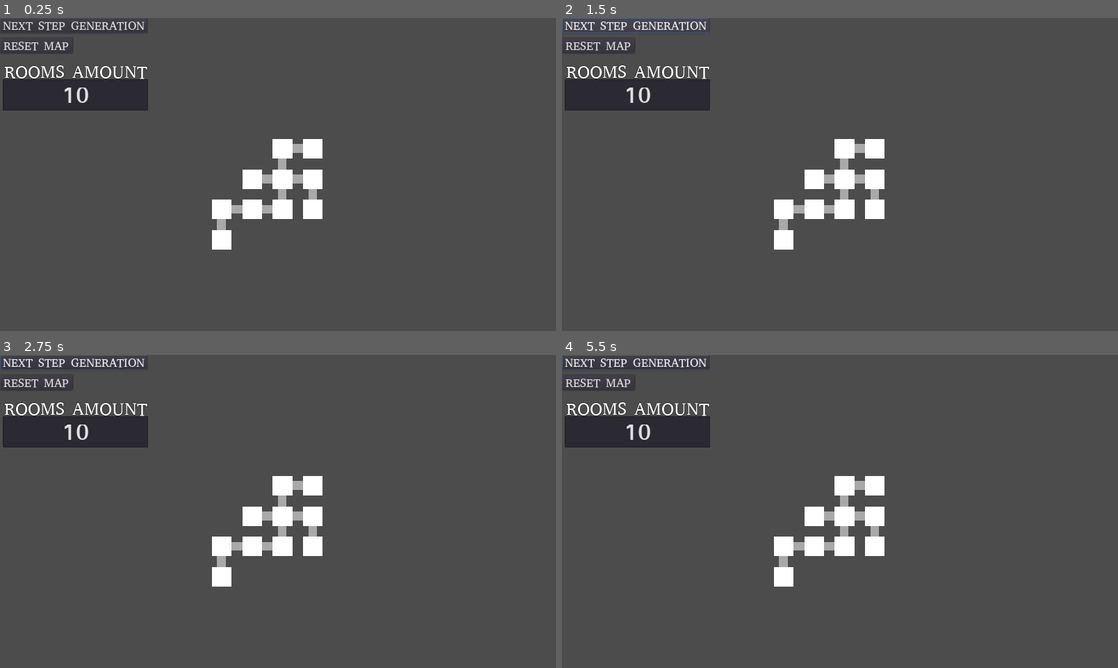
Above: before the commit, frames 1-4 (two rows, left to right).
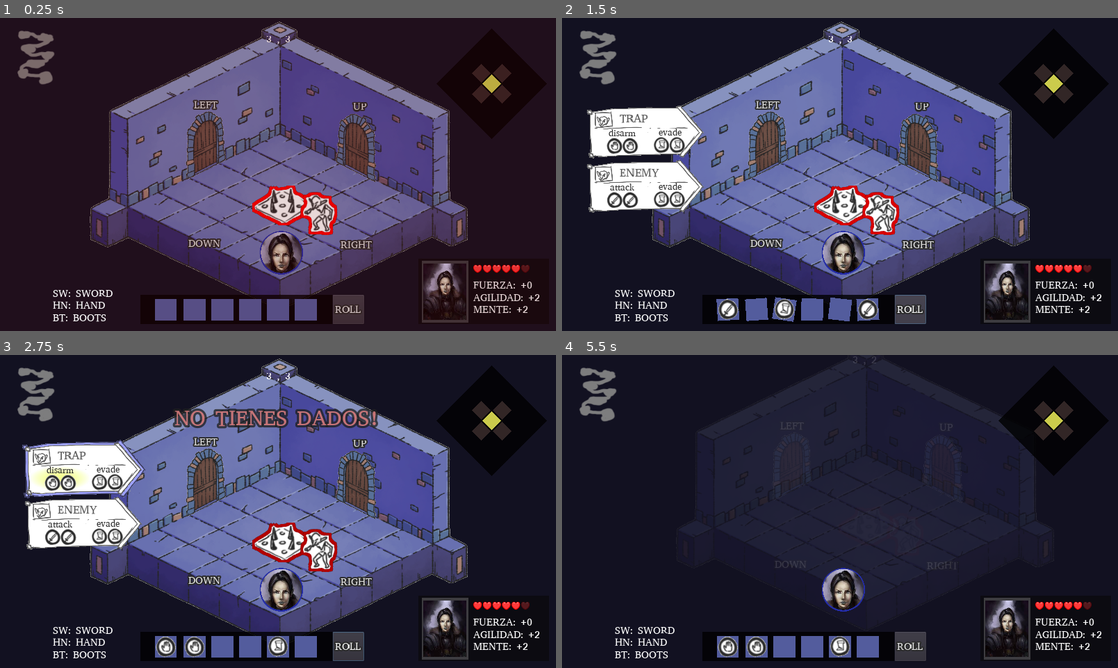
Above: after the commit, the same moments.

Repository: GabrielCancro/mazmorrum
Game: Godot game, scene res://scenes/Game.tscn
Two runs of this game, one before a commit and one after it. Both use one fixed random seed, a clock stepped at 60 frames per second and the inputs below. Before the commit the project starts from res://scenes/TestMapGeneration.tscn.
Inputs (mouse positions are in pixels of both pictures, inside the frame that each line leads up to):
- Up to frame 1 (0.25 s): no input
- Up to frame 2 (1.5 s): click (728, 309) at 0.52 s; click "NEXT STEP GENERATION" (after the commit: "ROLL") at 1.25 s
- Up to frame 3 (2.75 s): click (61, 477) at 2 s, where only the run after the commit has a clickable "disarm"
- Up to frame 4 (5.5 s): click (667, 477) at 2.75 s, where only the run after the commit has a clickable "evade"; click (623, 533) at 3.5 s, where only the run after the commit has a clickable "attack"; click (634, 361) at 4.25 s, where only the run before the commit has a clickable "NEXT STEP GENERATION"; click (923, 442) at 5 s, where only the run after the commit has a clickable "UP"

The runs differ from the first frame. In frame 1, 96% of the frame differs, in the area x 0-100%, y 0-100%; in frame 2, 96%; in frame 3, 96%; in frame 4, 98%.

Commit message:
update

Diff:
--- a/autoloads/dungeonManager.gd
+++ b/autoloads/dungeonManager.gd
@@ -51,3 +51,8 @@
 	print("CONSUME DICES ",dices_to_consume)
 	for d in dices_to_consume:
 		GAME.get_node("DiceSet").consume_dice(d)
+
+func restore_dices(dices_to_consume):
+	print("RESTORE DICES ",dices_to_consume)
+	for d in dices_to_consume:
+		GAME.get_node("DiceSet").restore_dice(d)
--- a/autoloads/effector.gd
+++ b/autoloads/effector.gd
@@ -73,3 +73,17 @@
 	if color:
 		node.material = preload("res://shaders/outline.tres").duplicate()
 		(node.material as ShaderMaterial).set_shader_param("line_color",color)
+
+func add_float_text(tx,ox,oy):
+	var node = load("res://gameNodes/effects/FloatText.tscn").instance()
+	node.rect_position = Vector2(1280*ox, 720*oy)
+	node.set_text(tx)
+	DungeonManager.GAME.add_child(node)
+
+func add_hint(node_area,node_showed):
+	node_showed.visible = false
+	node_area.connect("mouse_entered",self,"on_hint_action",[node_showed,true])
+	node_area.connect("mouse_exited",self,"on_hint_action",[node_showed,false])
+
+func on_hint_action(node,val):
+	node.visible = val
--- /dev/null
+++ b/gameNodes/ActionLine.gd
@@ -0,0 +1,59 @@
+extends Control
+
+var token_data
+var action_selected = 0
+
+func _ready():
+	Effector.add_hint(self,$bgHint)
+	Effector.add_hint($btn_action1,$btn_action1/bgHint)
+	Effector.add_hint($btn_action2,$btn_action2/bgHint)
+
+func set_token_data(tk=token_data):
+	token_data = tk
+	$Label.text = tk.type.to_upper()
+	$bgSelected.visible = (action_selected!=0)
+	set_an_action(1)
+	set_an_action(2)
+
+func set_an_action(index):
+	var ac_btn = get_node("btn_action"+str(index))
+	ac_btn.visible = false
+	if token_data.actions.size()<index: return
+	if action_selected != 0 && action_selected != index: return
+	ac_btn.visible = true
+	var ac = token_data.actions[index-1]
+	ac_btn.get_node("Label").text = ac.name
+	ac_btn.connect("button_down",self,"on_action_click",[ac_btn,index])
+	for rn in ac_btn.get_node("HBoxReq").get_children():
+		if rn.get_index()>ac.req.size()-1: rn.visible = false
+		else: rn.texture = load("res://assets/dices/"+ac.req[rn.get_index()]+".png")
+
+func on_action_click(ac_btn,index):
+	var tk = token_data
+	var ac = tk.actions[index-1]
+	if action_selected==0:
+		var check_req = check_action_requeriment( DungeonManager.get_current_dices(), ac)
+		if check_req:
+			DungeonManager.consume_dices(ac.req)
+			select_action(index)
+		else:
+			Effector.add_float_text("NO TIENES DADOS!",.5,.2)
+	else:
+		select_action(0)
+		DungeonManager.restore_dices(ac.req)
+	#tk.token_ref.on_action_click(tk,ac)
+
+func check_action_requeriment(dices,action):
+	var dices_count = {}
+	for d in dices:
+		if !d in dices_count: dices_count[d] = 0
+		dices_count[d] += 1
+	for r in action.req:
+		if !r in dices_count: return false
+		if dices_count[r] <= 0: return false
+		else: dices_count[r] -= 1
+	return true
+
+func select_action(index):
+	action_selected = index
+	set_token_data()
--- /dev/null
+++ b/gameNodes/ActionLine.tscn
@@ -0,0 +1,263 @@
+[gd_scene load_steps=9 format=2]
+
+[ext_resource path="res://assets/AbyssinicaSIL-Regular.ttf" type="DynamicFontData" id=1]
+[ext_resource path="res://assets/dices/SW.png" type="Texture" id=2]
+[ext_resource path="res://assets/action_bg.png" type="Texture" id=3]
+[ext_resource path="res://gameNodes/ActionLine.gd" type="Script" id=4]
+[ext_resource path="res://assets/light.png" type="Texture" id=5]
+
+[sub_resource type="DynamicFont" id=6]
+size = 28
+outline_color = Color( 0.196078, 0.196078, 0.196078, 1 )
+extra_spacing_top = -4
+extra_spacing_bottom = -4
+font_data = ExtResource( 1 )
+
+[sub_resource type="DynamicFont" id=3]
+size = 24
+outline_size = 3
+outline_color = Color( 0.164706, 0.164706, 0.164706, 1 )
+font_data = ExtResource( 1 )
+
+[sub_resource type="DynamicFont" id=5]
+size = 22
+outline_color = Color( 0.196078, 0.196078, 0.196078, 1 )
+extra_spacing_top = -4
+extra_spacing_bottom = -4
+font_data = ExtResource( 1 )
+
+[node name="ActionLine" type="Control"]
+margin_right = 250.0
+margin_bottom = 100.0
+rect_min_size = Vector2( 250, 100 )
+script = ExtResource( 4 )
+
+[node name="bgHint" type="TextureRect" parent="."]
+modulate = Color( 0.623529, 0.639216, 1, 1 )
+anchor_left = 0.5
+anchor_top = 0.5
+anchor_right = 0.5
+anchor_bottom = 0.5
+margin_left = -146.0
+margin_top = -79.0
+margin_right = 171.0
+margin_bottom = 87.0
+rect_min_size = Vector2( 300, 150 )
+texture = ExtResource( 3 )
+expand = true
+
+[node name="bgSelected" type="TextureRect" parent="."]
+modulate = Color( 0.941176, 1, 0.266667, 1 )
+anchor_left = 0.5
+anchor_top = 0.5
+anchor_right = 0.5
+anchor_bottom = 0.5
+margin_left = -146.0
+margin_top = -79.0
+margin_right = 171.0
+margin_bottom = 87.0
+rect_min_size = Vector2( 300, 150 )
+texture = ExtResource( 3 )
+expand = true
+
+[node name="action_bg" type="TextureRect" parent="."]
+anchor_left = 0.5
+anchor_top = 0.5
+anchor_right = 0.5
+anchor_bottom = 0.5
+margin_left = -139.0
+margin_top = -72.0
+margin_right = 161.0
+margin_bottom = 78.0
+rect_min_size = Vector2( 300, 150 )
+texture = ExtResource( 3 )
+expand = true
+
+[node name="Label" type="Label" parent="."]
+anchor_left = 0.5
+anchor_top = 0.5
+anchor_right = 0.5
+anchor_bottom = 0.5
+margin_left = -57.0
+margin_top = -51.5
+margin_right = 57.0
+margin_bottom = -18.5
+custom_colors/font_color = Color( 0.372549, 0.372549, 0.372549, 1 )
+custom_fonts/font = SubResource( 6 )
+text = "ENEMY"
+valign = 1
+
+[node name="btn_action1" type="Button" parent="."]
+anchor_left = 0.5
+anchor_top = 0.5
+anchor_right = 0.5
+anchor_bottom = 0.5
+margin_left = -121.0
+margin_top = -10.0
+margin_right = 18.0
+margin_bottom = 46.0
+rect_min_size = Vector2( 66, 40 )
+focus_mode = 0
+mouse_filter = 1
+mouse_default_cursor_shape = 2
+custom_fonts/font = SubResource( 3 )
+flat = true
+
+[node name="bgHint" type="TextureRect" parent="btn_action1"]
+modulate = Color( 0.964706, 1, 0.560784, 1 )
+anchor_right = 1.0
+anchor_bottom = 1.0
+texture = ExtResource( 5 )
+expand = true
+
+[node name="Label" type="Label" parent="btn_action1"]
+anchor_right = 1.0
+margin_left = 9.0
+margin_top = 2.0
+margin_right = -7.0
+margin_bottom = 17.0
+custom_colors/font_color = Color( 0.188235, 0.188235, 0.188235, 1 )
+custom_fonts/font = SubResource( 5 )
+text = "action1"
+align = 1
+valign = 1
+
+[node name="HBoxReq" type="HBoxContainer" parent="btn_action1"]
+anchor_top = 0.5
+anchor_bottom = 0.5
+margin_left = 7.0
+margin_top = -10.0
+margin_right = 136.0
+margin_bottom = 30.0
+custom_constants/separation = -4
+alignment = 1
+
+[node name="r1" type="TextureRect" parent="btn_action1/HBoxReq"]
+margin_left = 8.0
+margin_right = 48.0
+margin_bottom = 40.0
+rect_min_size = Vector2( 40, 40 )
+texture = ExtResource( 2 )
+expand = true
+
+[node name="r2" type="TextureRect" parent="btn_action1/HBoxReq"]
+margin_left = 44.0
+margin_right = 84.0
+margin_bottom = 40.0
+rect_min_size = Vector2( 40, 40 )
+texture = ExtResource( 2 )
+expand = true
+
+[node name="r3" type="TextureRect" parent="btn_action1/HBoxReq"]
+margin_left = 80.0
+margin_right = 120.0
+margin_bottom = 40.0
+rect_min_size = Vector2( 40, 40 )
+texture = ExtResource( 2 )
+expand = true
+
+[node name="r4" type="TextureRect" parent="btn_action1/HBoxReq"]
+visible = false
+margin_left = 78.0
+margin_right = 118.0
+margin_bottom = 40.0
+rect_min_size = Vector2( 40, 40 )
+texture = ExtResource( 2 )
+expand = true
+
+[node name="r5" type="TextureRect" parent="btn_action1/HBoxReq"]
+visible = false
+margin_left = 104.0
+margin_right = 144.0
+margin_bottom = 40.0
+rect_min_size = Vector2( 40, 40 )
+texture = ExtResource( 2 )
+expand = true
+
+[node name="btn_action2" type="Button" parent="."]
+anchor_left = 0.5
+anchor_top = 0.5
+anchor_right = 0.5
+anchor_bottom = 0.5
+margin_left = 7.0
+margin_top = -11.0
+margin_right = 113.0
+margin_bottom = 45.0
+rect_min_size = Vector2( 66, 40 )
+focus_mode = 0
+mouse_filter = 1
+mouse_default_cursor_shape = 2
+custom_fonts/font = SubResource( 3 )
+flat = true
+
+[node name="bgHint" type="TextureRect" parent="btn_action2"]
+modulate = Color( 0.964706, 1, 0.560784, 1 )
+anchor_right = 1.0
+anchor_bottom = 1.0
+texture = ExtResource( 5 )
+expand = true
+
+[node name="Label" type="Label" parent="btn_action2"]
+anchor_right = 1.0
+margin_left = 5.0
+margin_top = 2.0
+margin_right = -6.0
+margin_bottom = 17.0
+custom_colors/font_color = Color( 0.188235, 0.188235, 0.188235, 1 )
+custom_fonts/font = SubResource( 5 )
+text = "action2"
+align = 1
+valign = 1
+
+[node name="HBoxReq" type="HBoxContainer" parent="btn_action2"]
+anchor_top = 0.5
+anchor_bottom = 0.5
+margin_left = 7.0
+margin_top = -10.0
+margin_right = 96.0
+margin_bottom = 30.0
+custom_constants/separation = -4
+alignment = 1
+
+[node name="r1" type="TextureRect" parent="btn_action2/HBoxReq"]
+margin_left = 6.0
+margin_right = 46.0
+margin_bottom = 40.0
+rect_min_size = Vector2( 40, 40 )
+texture = ExtResource( 2 )
+expand = true
+
+[node name="r2" type="TextureRect" parent="btn_action2/HBoxReq"]
+margin_left = 42.0
+margin_right = 82.0
+margin_bottom = 40.0
+rect_min_size = Vector2( 40, 40 )
+texture = ExtResource( 2 )
+expand = true
+
+[node name="r3" type="TextureRect" parent="btn_action2/HBoxReq"]
+visible = false
+margin_left = 72.0
+margin_right = 112.0
+margin_bottom = 40.0
+rect_min_size = Vector2( 40, 40 )
+texture = ExtResource( 2 )
+expand = true
+
+[node name="r4" type="TextureRect" parent="btn_action2/HBoxReq"]
+visible = false
+margin_left = 78.0
+margin_right = 118.0
+margin_bottom = 40.0
+rect_min_size = Vector2( 40, 40 )
+texture = ExtResource( 2 )
+expand = true
+
+[node name="r5" type="TextureRect" parent="btn_action2/HBoxReq"]
+visible = false
+margin_left = 104.0
+margin_right = 144.0
+margin_bottom = 40.0
+rect_min_size = Vector2( 40, 40 )
+texture = ExtResource( 2 )
+expand = true
--- a/gameNodes/ActionList.gd
+++ b/gameNodes/ActionList.gd
@@ -1,11 +1,9 @@
 extends Control
 
 var tokens = []
-onready var btn_base = $VBox/action
 
 # Called when the node enters the scene tree for the first time.
 func _ready():
-	$VBox.remove_child(btn_base)
 	DungeonManager.connect("room_changed",self,"fill_action_list")
 
 func fill_action_list():
@@ -16,41 +14,13 @@
 	yield(get_tree().create_timer(.2),"timeout")
 	tokens = MapManager.current_room.data.tokens
 	for tk in tokens:
-		add_actions_to_list(tk)
+		var action_line = load("res://gameNodes/ActionLine.tscn").instance()
+		action_line.set_token_data(tk)
+		$VBox.add_child(action_line)
 	yield(get_tree().create_timer(.1),"timeout")
 	Effector.appear(self)
 	visible = true
 
-func add_actions_to_list(tk):
-	var new_btn = btn_base.duplicate()
-	new_btn.get_node("Label").text = tk.type.to_upper()
-	new_btn.connect("mouse_entered",self,"on_hint_action",[new_btn,tk,true])
-	new_btn.connect("mouse_exited",self,"on_hint_action",[new_btn,tk,false])
-
-	if tk.actions.size()>0:
-		var ac = tk.actions[0]
-		new_btn.get_node("btn_action1/Label").text = ac.name
-		new_btn.get_node("btn_action1").connect("button_down",tk.token_ref,"on_action_click",[tk,ac])
-		new_btn.get_node("btn_action1").connect("mouse_entered",self,"on_hint_action",[new_btn.get_node("btn_action1"),false,true])
-		new_btn.get_node("btn_action1").connect("mouse_exited",self,"on_hint_action",[new_btn.get_node("btn_action1"),false,false])
-		for rn in new_btn.get_node("btn_action1/HBoxReq").get_children():
-			if rn.get_index()>ac.req.size()-1: rn.visible = false
-			else: rn.texture = load("res://assets/dices/"+ac.req[rn.get_index()]+".png")
-
-	if tk.actions.size()>1:
-		var ac = tk.actions[1]
-		new_btn.get_node("btn_action2/Label").text = ac.name
-		new_btn.get_node("btn_action2").connect("button_down",tk.token_ref,"on_action_click",[tk,ac])
-		new_btn.get_node("btn_action2").connect("mouse_entered",self,"on_hint_action",[new_btn.get_node("btn_action2"),false,true])
-		new_btn.get_node("btn_action2").connect("mouse_exited",self,"on_hint_action",[new_btn.get_node("btn_action2"),false,false])
-		for rn in new_btn.get_node("btn_action2/HBoxReq").get_children():
-			if rn.get_index()>ac.req.size()-1: rn.visible = false
-			else: rn.texture = load("res://assets/dices/"+ac.req[rn.get_index()]+".png")
-	else: new_btn.get_node("btn_action2").visible = false
-		#new_btn.connect("button_down",self,"on_action_click",[data,ac])
-		#new_btn.connect("mouse_entered",self,"on_hint_action",[new_btn,tk,ac,true])
-		#new_btn.connect("mouse_exited",self,"on_hint_action",[new_btn,tk,ac,false])
-	$VBox.add_child(new_btn)
 
 func on_hint_action(btn,tk,val):
 	if val:
--- a/gameNodes/ActionList.tscn
+++ b/gameNodes/ActionList.tscn
@@ -1,29 +1,8 @@
-[gd_scene load_steps=9 format=2]
+[gd_scene load_steps=5 format=2]
 
 [ext_resource path="res://assets/AbyssinicaSIL-Regular.ttf" type="DynamicFontData" id=1]
-[ext_resource path="res://assets/dices/SW.png" type="Texture" id=2]
+[ext_resource path="res://gameNodes/ActionLine.tscn" type="PackedScene" id=2]
 [ext_resource path="res://gameNodes/ActionList.gd" type="Script" id=3]
-[ext_resource path="res://assets/action_bg.png" type="Texture" id=4]
-
-[sub_resource type="DynamicFont" id=6]
-size = 28
-outline_color = Color( 0.196078, 0.196078, 0.196078, 1 )
-extra_spacing_top = -4
-extra_spacing_bottom = -4
-font_data = ExtResource( 1 )
-
-[sub_resource type="DynamicFont" id=3]
-size = 24
-outline_size = 3
-outline_color = Color( 0.164706, 0.164706, 0.164706, 1 )
-font_data = ExtResource( 1 )
-
-[sub_resource type="DynamicFont" id=5]
-size = 22
-outline_color = Color( 0.196078, 0.196078, 0.196078, 1 )
-extra_spacing_top = -4
-extra_spacing_bottom = -4
-font_data = ExtResource( 1 )
 
 [sub_resource type="DynamicFont" id=4]
 size = 22
@@ -44,198 +23,7 @@
 custom_constants/separation = 25
 alignment = 1
 
-[node name="action" type="Control" parent="VBox"]
-margin_right = 250.0
-margin_bottom = 100.0
-rect_min_size = Vector2( 250, 100 )
-
-[node name="action_bg" type="TextureRect" parent="VBox/action"]
-anchor_left = 0.5
-anchor_top = 0.5
-anchor_right = 0.5
-anchor_bottom = 0.5
-margin_left = -139.0
-margin_top = -72.0
-margin_right = 161.0
-margin_bottom = 78.0
-rect_min_size = Vector2( 300, 150 )
-texture = ExtResource( 4 )
-expand = true
-
-[node name="Label" type="Label" parent="VBox/action"]
-anchor_left = 0.5
-anchor_top = 0.5
-anchor_right = 0.5
-anchor_bottom = 0.5
-margin_left = -57.0
-margin_top = -51.5
-margin_right = 57.0
-margin_bottom = -18.5
-custom_colors/font_color = Color( 0.372549, 0.372549, 0.372549, 1 )
-custom_fonts/font = SubResource( 6 )
-text = "ENEMY"
-valign = 1
-
-[node name="btn_action1" type="Button" parent="VBox/action"]
-anchor_left = 0.5
-anchor_top = 0.5
-anchor_right = 0.5
-anchor_bottom = 0.5
-margin_left = -125.0
-margin_top = -10.0
-margin_right = 20.0
-margin_bottom = 46.0
-rect_min_size = Vector2( 66, 40 )
-focus_mode = 0
-mouse_filter = 1
-mouse_default_cursor_shape = 2
-custom_fonts/font = SubResource( 3 )
-flat = true
-
-[node name="Label" type="Label" parent="VBox/action/btn_action1"]
-anchor_right = 1.0
-margin_left = 9.0
-margin_top = 2.0
-margin_right = -7.0
-margin_bottom = 17.0
-custom_colors/font_color = Color( 0.188235, 0.188235, 0.188235, 1 )
-custom_fonts/font = SubResource( 5 )
-text = "action1"
-align = 1
-valign = 1
-
-[node name="HBoxReq" type="HBoxContainer" parent="VBox/action/btn_action1"]
-anchor_top = 0.5
-anchor_bottom = 0.5
-margin_left = 7.0
-margin_top = -10.0
-margin_right = 136.0
-margin_bottom = 30.0
-custom_constants/separation = -4
-alignment = 1
-
-[node name="r1" type="TextureRect" parent="VBox/action/btn_action1/HBoxReq"]
-margin_left = 8.0
-margin_right = 48.0
-margin_bottom = 40.0
-rect_min_size = Vector2( 40, 40 )
-texture = ExtResource( 2 )
-expand = true
-
-[node name="r2" type="TextureRect" parent="VBox/action/btn_action1/HBoxReq"]
-margin_left = 44.0
-margin_right = 84.0
-margin_bottom = 40.0
-rect_min_size = Vector2( 40, 40 )
-texture = ExtResource( 2 )
-expand = true
-
-[node name="r3" type="TextureRect" parent="VBox/action/btn_action1/HBoxReq"]
-margin_left = 80.0
-margin_right = 120.0
-margin_bottom = 40.0
-rect_min_size = Vector2( 40, 40 )
-texture = ExtResource( 2 )
-expand = true
-
-[node name="r4" type="TextureRect" parent="VBox/action/btn_action1/HBoxReq"]
-visible = false
-margin_left = 78.0
-margin_right = 118.0
-margin_bottom = 40.0
-rect_min_size = Vector2( 40, 40 )
-texture = ExtResource( 2 )
-expand = true
-
-[node name="r5" type="TextureRect" parent="VBox/action/btn_action1/HBoxReq"]
-visible = false
-margin_left = 104.0
-margin_right = 144.0
-margin_bottom = 40.0
-rect_min_size = Vector2( 40, 40 )
-texture = ExtResource( 2 )
-expand = true
-
-[node name="btn_action2" type="Button" parent="VBox/action"]
-anchor_left = 0.5
-anchor_top = 0.5
-anchor_right = 0.5
-anchor_bottom = 0.5
-margin_left = 7.0
-margin_top = -13.0
-margin_right = 113.0
-margin_bottom = 43.0
-rect_min_size = Vector2( 66, 40 )
-focus_mode = 0
-mouse_filter = 1
-mouse_default_cursor_shape = 2
-custom_fonts/font = SubResource( 3 )
-flat = true
-
-[node name="Label" type="Label" parent="VBox/action/btn_action2"]
-anchor_right = 1.0
-margin_left = 5.0
-margin_top = 2.0
-margin_right = -6.0
-margin_bottom = 17.0
-custom_colors/font_color = Color( 0.188235, 0.188235, 0.188235, 1 )
-custom_fonts/font = SubResource( 5 )
-text = "action2"
-align = 1
-valign = 1
-
-[node name="HBoxReq" type="HBoxContainer" parent="VBox/action/btn_action2"]
-anchor_top = 0.5
-anchor_bottom = 0.5
-margin_left = 7.0
-margin_top = -10.0
-margin_right = 96.0
-margin_bottom = 30.0
-custom_constants/separation = -4
-alignment = 1
-
-[node name="r1" type="TextureRect" parent="VBox/action/btn_action2/HBoxReq"]
-margin_left = 6.0
-margin_right = 46.0
-margin_bottom = 40.0
-rect_min_size = Vector2( 40, 40 )
-texture = ExtResource( 2 )
-expand = true
-
-[node name="r2" type="TextureRect" parent="VBox/action/btn_action2/HBoxReq"]
-margin_left = 42.0
-margin_right = 82.0
-margin_bottom = 40.0
-rect_min_size = Vector2( 40, 40 )
-texture = ExtResource( 2 )
-expand = true
-
-[node name="r3" type="TextureRect" parent="VBox/action/btn_action2/HBoxReq"]
-visible = false
-margin_left = 72.0
-margin_right = 112.0
-margin_bottom = 40.0
-rect_min_size = Vector2( 40, 40 )
-texture = ExtResource( 2 )
-expand = true
-
-[node name="r4" type="TextureRect" parent="VBox/action/btn_action2/HBoxReq"]
-visible = false
-margin_left = 78.0
-margin_right = 118.0
-margin_bottom = 40.0
-rect_min_size = Vector2( 40, 40 )
-texture = ExtResource( 2 )
-expand = true
-
-[node name="r5" type="TextureRect" parent="VBox/action/btn_action2/HBoxReq"]
-visible = false
-margin_left = 104.0
-margin_right = 144.0
-margin_bottom = 40.0
-rect_min_size = Vector2( 40, 40 )
-texture = ExtResource( 2 )
-expand = true
+[node name="ActionLine" parent="VBox" instance=ExtResource( 2 )]
 
 [node name="HintLabel" type="Label" parent="."]
 visible = false
--- a/gameNodes/DiceSet.gd
+++ b/gameNodes/DiceSet.gd
@@ -29,3 +29,11 @@
 			results.erase(dice)
 			return
 	print(results)
+
+func restore_dice(dice):
+	for d in $Dices.get_children():
+		if d.value==dice && d.get_disabled():
+			d.set_disabled(false)
+			results.append(dice)
+			return
+	print(results)
--- a/gameNodes/dice.gd
+++ b/gameNodes/dice.gd
@@ -6,6 +6,7 @@
 var is_disabled
 
 func _ready():
+	$TextureRect.texture = null
 	pass
 	#$Button.connect("button_down",self,"roll")
 
--- /dev/null
+++ b/gameNodes/effects/FloatText.gd
@@ -0,0 +1,11 @@
+extends Control
+
+func _ready():
+	$Tween.interpolate_property(self,"modulate",Color(1,1,1,1),Color(1,1,1,0),1.5,Tween.TRANS_QUAD,Tween.EASE_IN)
+	$Tween.interpolate_property(self,"rect_scale",Vector2(1,1),Vector2(1.3,1.3),.75,Tween.TRANS_QUAD,Tween.EASE_IN,.75)
+	$Tween.start()
+	yield($Tween,"tween_completed")
+	queue_free()
+
+func set_text(tx):
+	$Label.text = tx
--- /dev/null
+++ b/gameNodes/effects/FloatText.tscn
@@ -0,0 +1,31 @@
+[gd_scene load_steps=4 format=2]
+
+[ext_resource path="res://assets/AbyssinicaSIL-Regular.ttf" type="DynamicFontData" id=1]
+[ext_resource path="res://gameNodes/effects/FloatText.gd" type="Script" id=2]
+
+[sub_resource type="DynamicFont" id=1]
+size = 50
+outline_size = 5
+outline_color = Color( 0.12549, 0.12549, 0.12549, 1 )
+font_data = ExtResource( 1 )
+
+[node name="FloatText" type="Control"]
+script = ExtResource( 2 )
+
+[node name="Label" type="Label" parent="."]
+anchor_left = 0.5
+anchor_top = 0.5
+anchor_right = 0.5
+anchor_bottom = 0.5
+margin_left = -645.5
+margin_top = -117.0
+margin_right = 645.5
+margin_bottom = 117.0
+rect_pivot_offset = Vector2( 645.5, 117 )
+custom_colors/font_color = Color( 0.956863, 0.537255, 0.537255, 1 )
+custom_fonts/font = SubResource( 1 )
+text = "INFORMACION SOBRE ALGO"
+align = 1
+valign = 1
+
+[node name="Tween" type="Tween" parent="."]
--- a/gameNodes/tokenRoom.gd
+++ b/gameNodes/tokenRoom.gd
@@ -50,11 +50,8 @@
 		$MouseArea/ActionsContainer.rect_position = get_node("token_image/up_point").position + Vector2(-$MouseArea/ActionsContainer.rect_size.x/2,-40)
 
 func on_action_click(token_data,action_data):
-	var check_req = check_action_requeriment( DungeonManager.get_current_dices(), action_data)
-	if check_req:
-		DungeonManager.consume_dices(action_data.req)
-		if has_method("on_"+token_data.type+"_"+action_data.name):
-			call("on_"+token_data.type+"_"+action_data.name)
+	if has_method("on_"+token_data.type+"_"+action_data.name):
+		call("on_"+token_data.type+"_"+action_data.name)
 
 func on_enemy_attack():
 	print("on_enemy_attack")
@@ -83,17 +80,6 @@
 	print(data.room_ref.data)
 	queue_free()
 
-func check_action_requeriment(dices,action):
-	var dices_count = {}
-	for d in dices:
-		if !d in dices_count: dices_count[d] = 0
-		dices_count[d] += 1
-	for r in action.req:
-		if !r in dices_count: return false
-		if dices_count[r] <= 0: return false
-		else: dices_count[r] -= 1
-	return true
-
 func on_hint(node,text,show):
 	$HintLabel.text = text
 	$HintLabel.rect_global_position.y = get_node("token_image/up_point").global_position.y - 75
--- a/project.godot
+++ b/project.godot
@@ -21,7 +21,7 @@
 [application]
 
 config/name="Mazmorreum"
-run/main_scene="res://scenes/TestMapGeneration.tscn"
+run/main_scene="res://scenes/Game.tscn"
 config/icon="res://icon.png"
 
 [autoload]
Binary file added: assets/light.png
Not shown, added: assets/light.png.import
